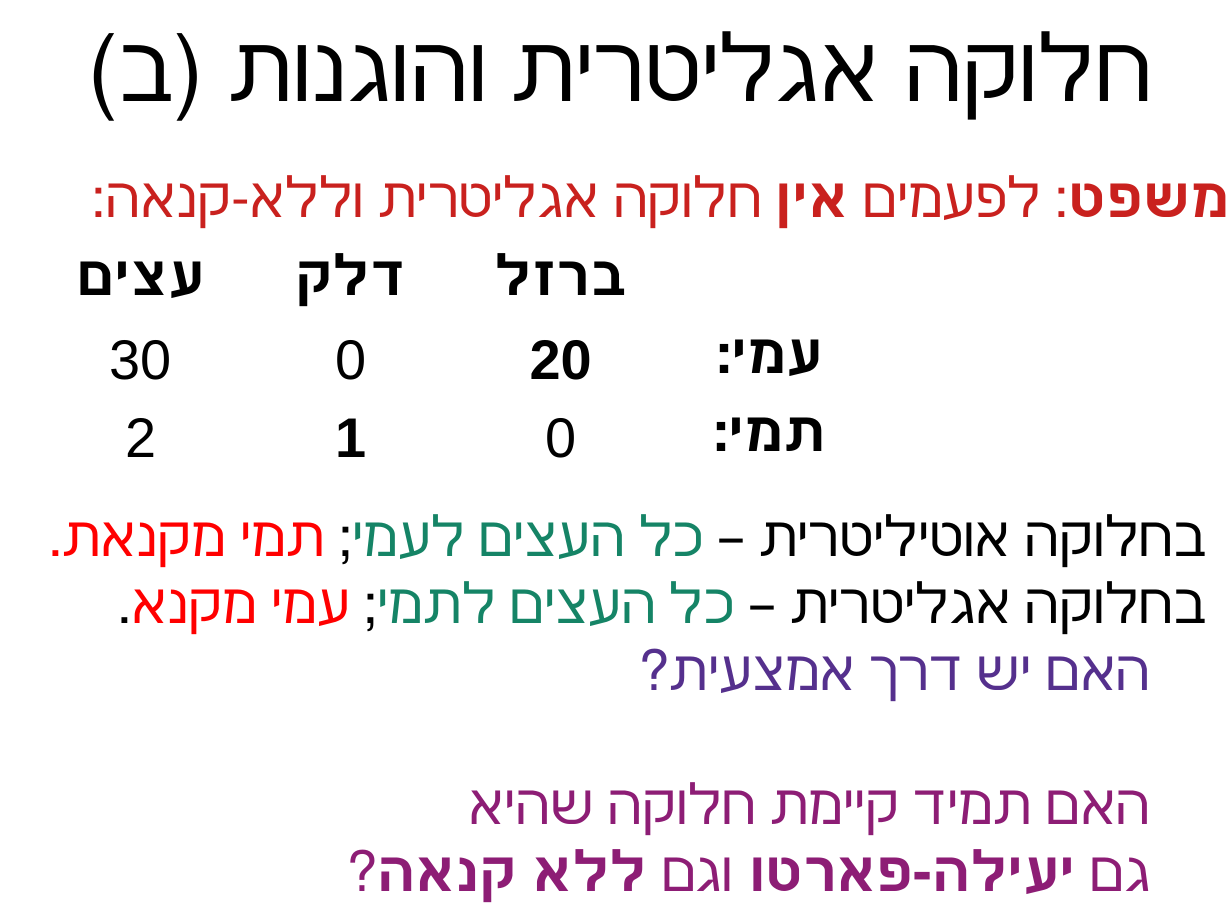
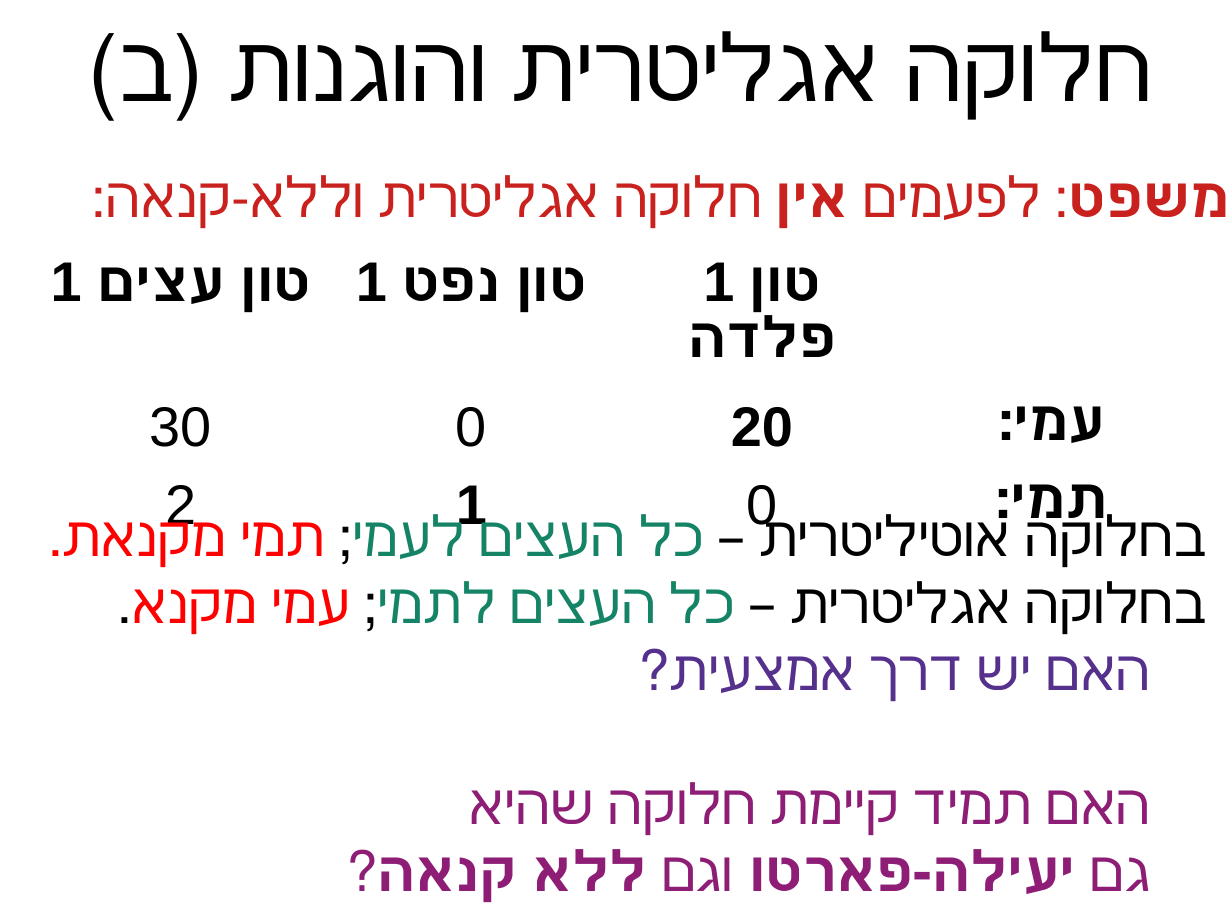
Before and after one commit to erelsgl-at-ariel/algorithms-5785, a slide deck: slide 28 of 02-pareto-efficiency/slides.pptx. Drawn at 1232x924 pixels with LibreOffice and Linux fonts; fonts in the diff are those of the drawing. Boxes give left, top, right and bottom in pixels: in the first picture for what was removed or moved away, otherwise in the second. Text is boxed around its words. In the diff, an @@ line names an element or a change of style, - is before the commit and + after.

```diff
--- a/02-pareto-efficiency/slides.pptx
+++ b/02-pareto-efficiency/slides.pptx
@@ table at [36, 245, 1197, 538] @@
-row 1: עצים | דלק | ברזל | 
+row 1: 1 טון עצים | 1 טון נפט | 1 טון פלדה | 
@@ table: place and size @@
-table at [36, 245, 876, 490]
+table at [36, 245, 1197, 538]
```
Also in this commit, not shown: 9 other slides changed.
